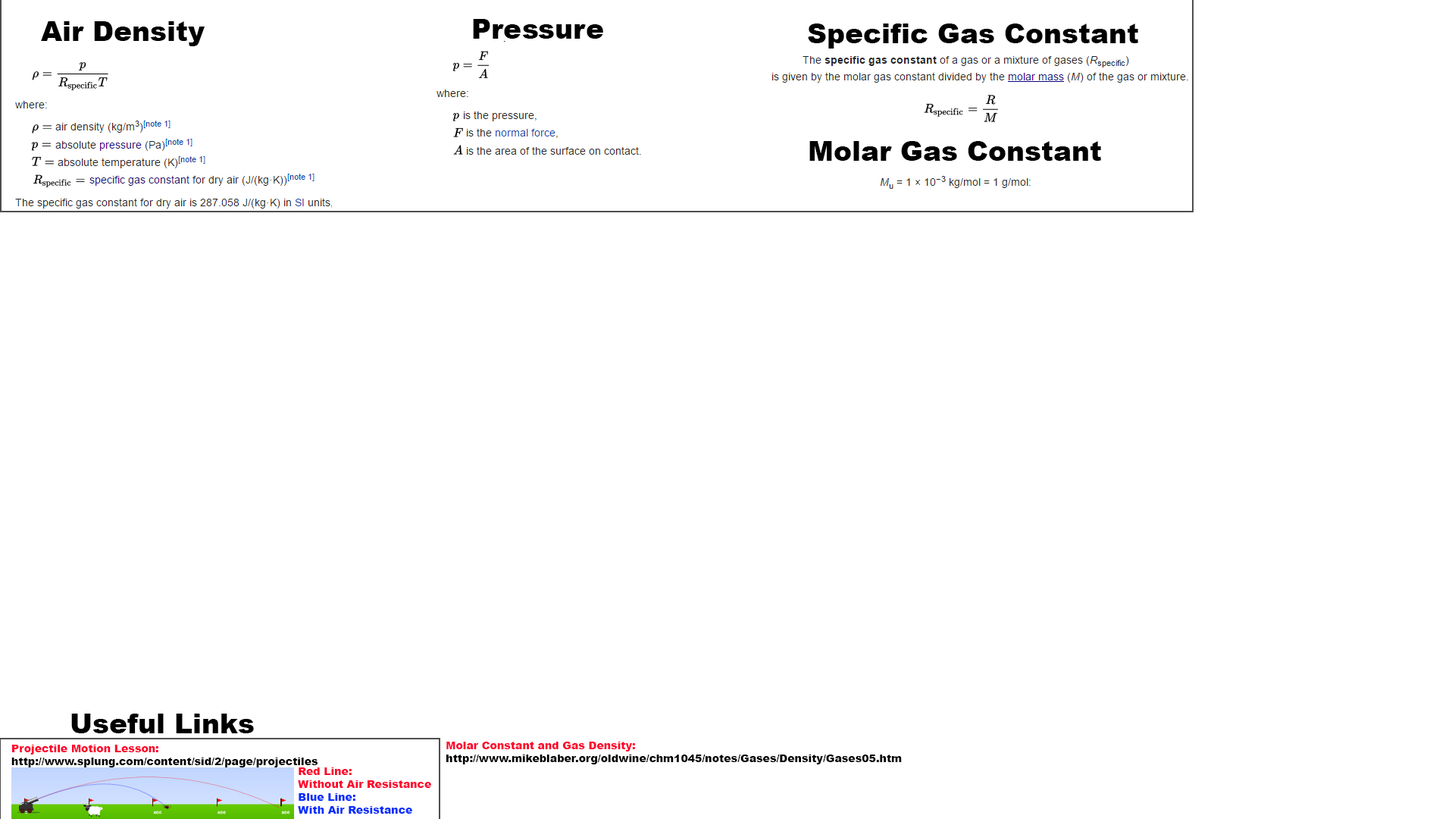
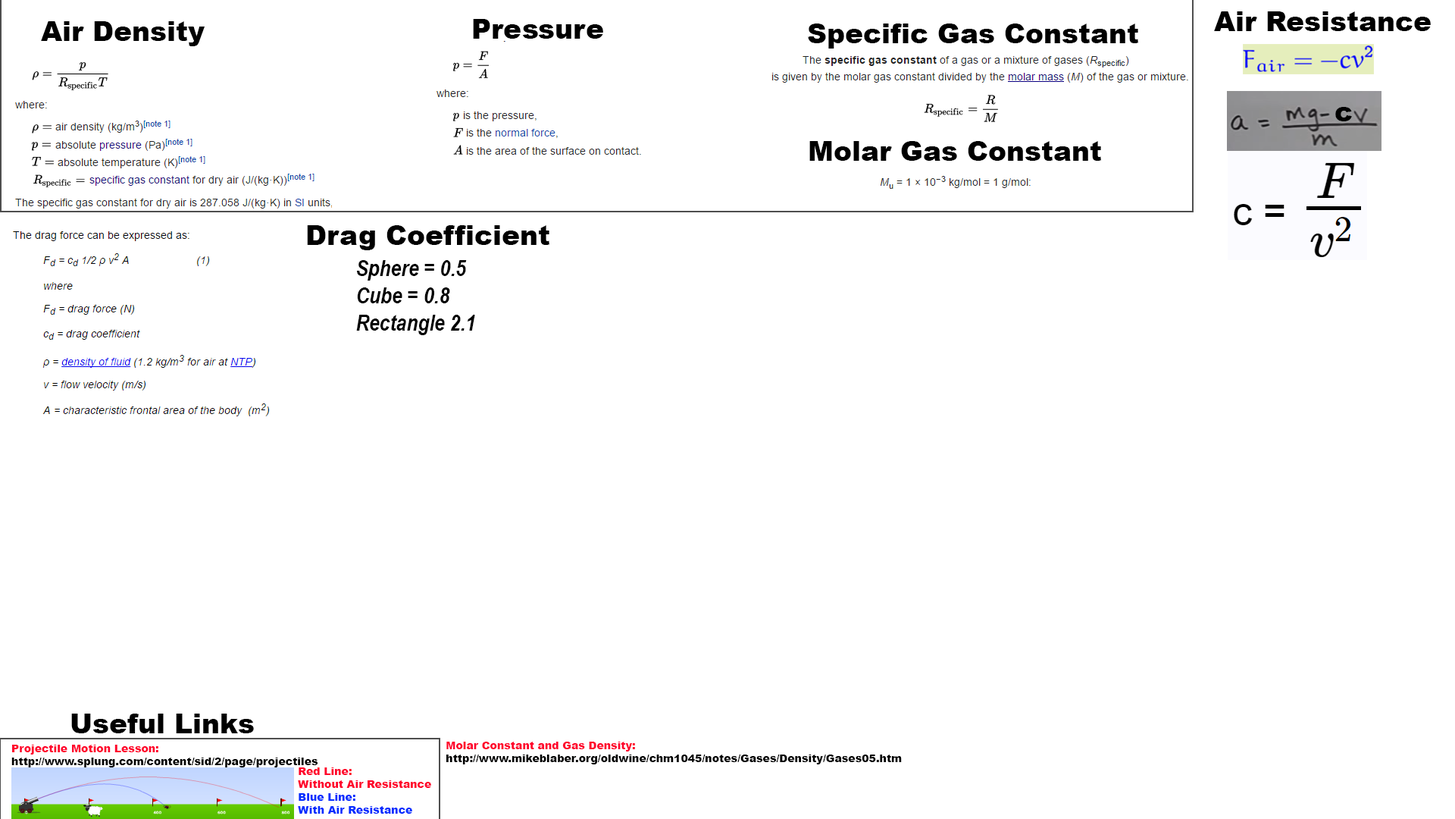
Layer changes from the first (1455, 819) image to the second:
painted on "Specific Gas Constant" (1st of 2, in "Air Resistance") over [1227, 90, 1382, 110]
added layer "c" in group "Useful Links" over [1335, 106, 1353, 122]
added layer "Sphere = 0.5 Cube = 0.8 Rectangle 2.1" in group "Useful Links" over [356, 259, 476, 336]
added layer "Drag Coefficient" in group "Useful Links" over [306, 225, 550, 251]
added layer "Layer 3" in group "Useful Links" over [12, 231, 270, 417]
added layer "Air Resistance Acceleration" in group "Useful Links" over [1227, 90, 1382, 151]
added layer "Layer 2" in group "Useful Links" over [1243, 43, 1375, 75]
added layer "Layer 1" in group "Useful Links" over [1227, 150, 1368, 260]
added layer "Air Resistance" (2nd of 2, in "Useful Links") in group "Useful Links" over [1214, 11, 1432, 32]
